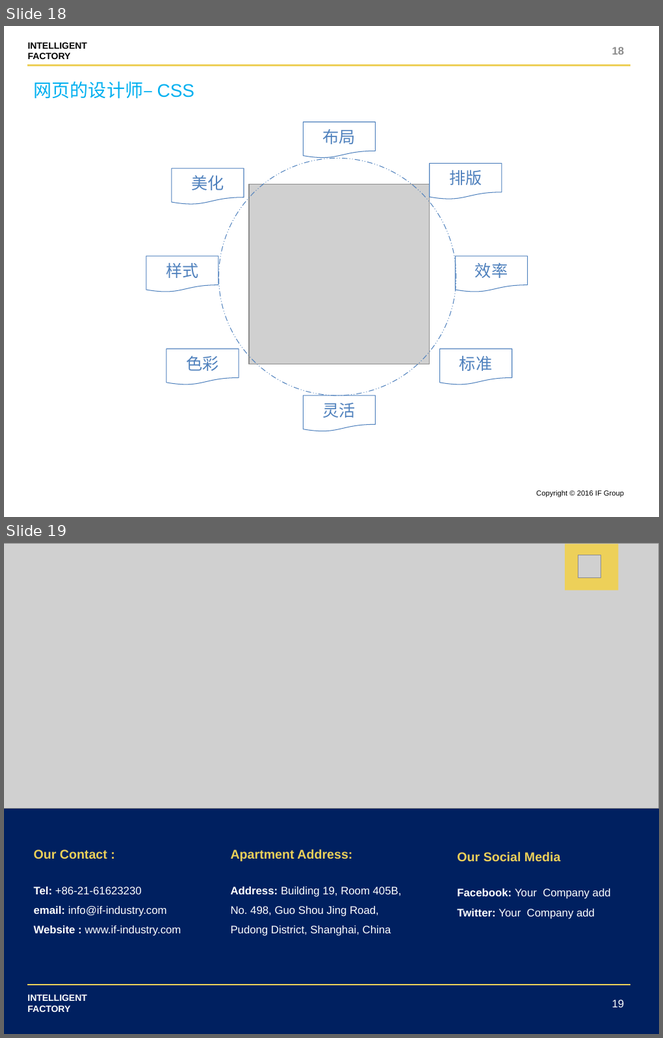
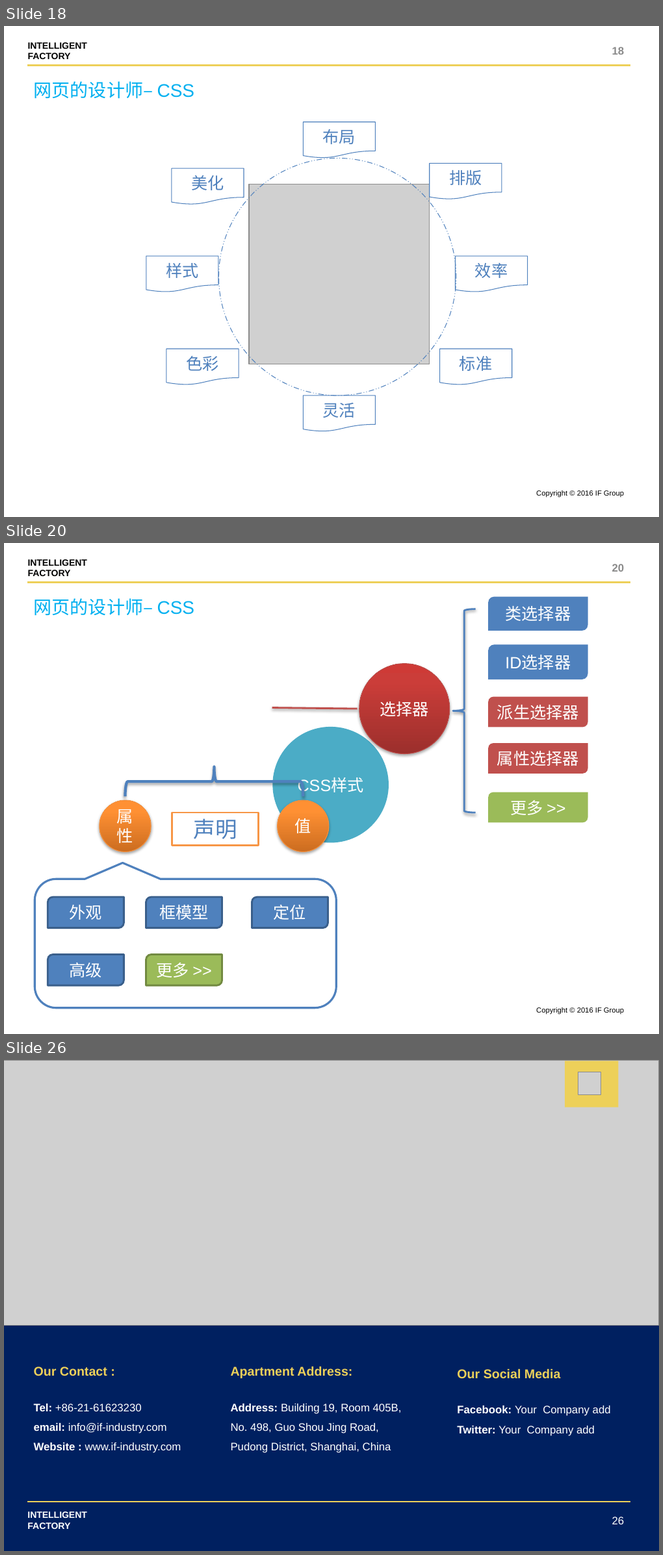
Before and after one commit to shentianyi/CompanyCource, a slide deck: CodeMonkey/cs05 UI前端/UI设计.pptx. Shown one above the other, each under a label of ours: slides 18 and 19 before the commit, slides 18, 20 and 26 after it; the slides between them are not shown. The pictures are 663x1038 and 663x1555 pixels, drawn with LibreOffice and Linux fonts; fonts in the diff are those of the drawing; grey boxes stand for pictures. Boxes give left, top, right and bottom in pixels: in the first picture for what was removed or moved away, otherwise in the second. Text is boxed around its words. In the diff, an @@ line names an element or a change of style, - is before the commit and + after.

```diff
--- a/CodeMonkey/cs05 UI前端/UI设计.pptx
+++ b/CodeMonkey/cs05 UI前端/UI设计.pptx
@@ slide 20 added at bbox=[4, 543, 659, 1034], background #FFFFFF; not listed: 3 template elements that a slide beside it also shows @@
@@ page number added at bbox=[612, 564, 625, 572], 12 pt, text #8C8C8C, bold @@
+20
@@ text added at bbox=[34, 598, 195, 616], 20 pt, text #00B0F0 @@
+网页的设计师– CSS
@@ round diag rect added at bbox=[488, 597, 588, 631], fill #4F81BD, 18 pt, text #FFFFFF @@
+类选择器
@@ left brace added at bbox=[452, 609, 475, 813], outline #4F81BD 2 pt @@
@@ round diag rect added at bbox=[488, 644, 588, 679], fill #4F81BD, 18 pt, text #FFFFFF @@
+ID选择器
@@ ellipse added at bbox=[359, 663, 449, 754], fill gradient #9C2F2D to #CB3E3A to #CE3B37, outline #BF4C48 0.75 pt, 18 pt, text #FFFFFF @@
+选择器
@@ round diag rect added at bbox=[488, 697, 588, 727], fill #C0504D, 18 pt, text #FFFFFF @@
+派生选择器
@@ line added from (272, 708) to (357, 709), #C0504D 2 pt @@
@@ ellipse added at bbox=[272, 727, 389, 843], fill #4BACC6, 18 pt, text #FFFFFF @@
+CSS样式
@@ round diag rect added at bbox=[488, 743, 588, 774], fill #C0504D, 18 pt, text #FFFFFF @@
+属性选择器
@@ left brace added at bbox=[125, 767, 303, 797], outline #4F81BD 3 pt @@
@@ round diag rect added at bbox=[488, 793, 588, 823], fill #9BBB59, 18 pt, text #FFFFFF @@
+更多 >>
@@ ellipse added at bbox=[100, 800, 152, 852], fill gradient #CC6E20 to #FF9034 to #FF9136, outline #F69240 0.75 pt, 18 pt, text #FFFFFF @@
+属性
@@ rectangle added at bbox=[172, 813, 258, 846], fill #FFFFFF, outline #F79646 2 pt, 24 pt, text #4F81BD @@
+声明
@@ ellipse added at bbox=[277, 800, 329, 852], fill gradient #CC6E20 to #FF9034 to #FF9136, outline #F69240 0.75 pt, 18 pt, text #FFFFFF @@
+值
@@ rounded speech box added at bbox=[35, 879, 336, 1008], outline #4F81BD 2.25 pt @@
@@ round diag rect added at bbox=[48, 897, 124, 928], fill #4F81BD, outline #3A5F8C 2 pt, 18 pt, text #FFFFFF @@
+外观
@@ round diag rect added at bbox=[146, 897, 222, 928], fill #4F81BD, outline #3A5F8C 2 pt, 18 pt, text #FFFFFF @@
+框模型
@@ round diag rect added at bbox=[252, 897, 328, 928], fill #4F81BD, outline #3A5F8C 2 pt, 18 pt, text #FFFFFF @@
+定位
@@ round diag rect added at bbox=[48, 955, 124, 986], fill #4F81BD, outline #3A5F8C 2 pt, 18 pt, text #FFFFFF @@
+高级
@@ round diag rect added at bbox=[146, 955, 222, 986], fill #9BBB59, outline #738A42 2 pt, 18 pt, text #FFFFFF @@
+更多 >>
@@ what was slide 19 is now slide 26 @@
@@ page number at bbox=[612, 1517, 625, 1525]: text changed @@
-19
+26
```
Also in this commit, not shown: 6 other slides added, 1 other file.
